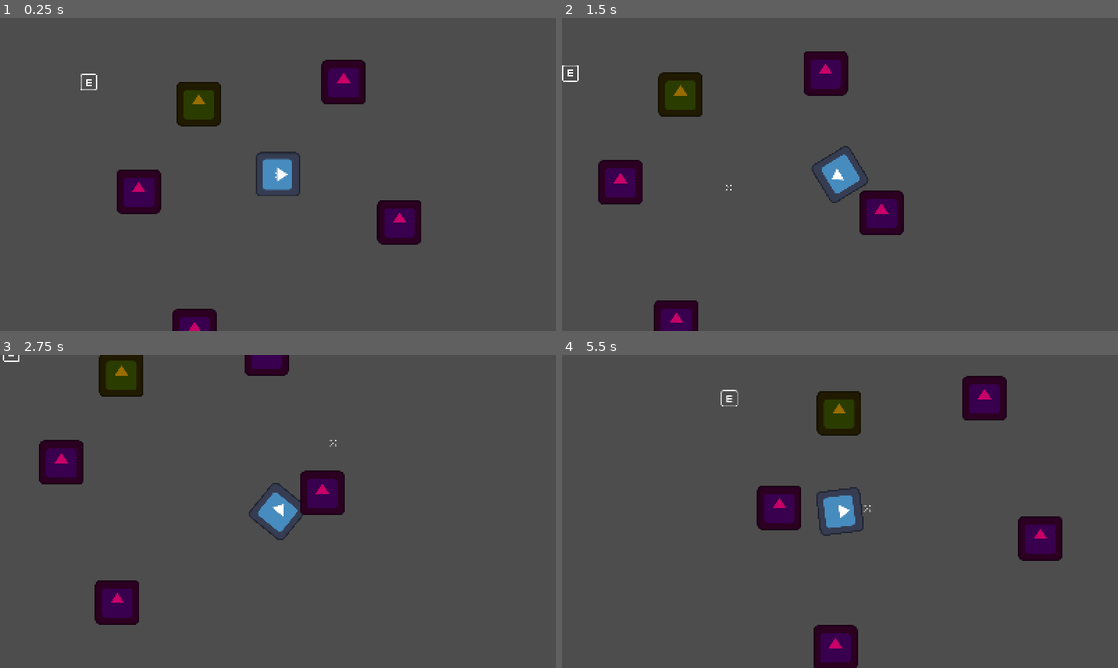
Above: before the commit, frames 1-4 (two rows, left to right).
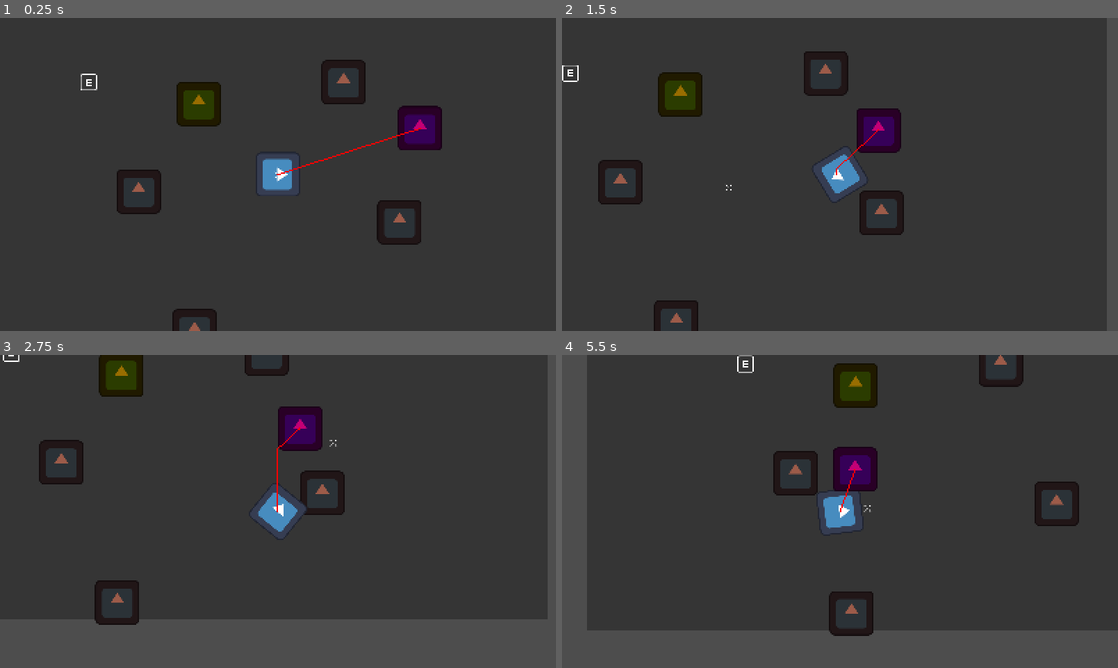
Above: after the commit, the same moments.

Repository: SwPGameDev/GMTK2026-Countdown
Game: Godot game, scene res://Scenes/level_root.tscn
Two runs of this game, one before a commit and one after it. Both use one fixed random seed, a clock stepped at 60 frames per second and the inputs below. The project has no main scene, so this scene is started directly. The engine's default icon, where the game draws it, is replaced by a stand-in: a white triangle on a blue panel in a dark square.
Inputs (mouse positions are in pixels of both pictures, inside the frame that each line leads up to):
- Up to frame 1 (0.25 s): no input
- Up to frame 2 (1.5 s): move the mouse to (962, 158) at 0.52 s; hold D (move_right) 0.53-1.28 s; click (962, 158) at 0.6 s; move the mouse to (728, 190) at 1.27 s; hold S (move_down) from 1.28 s (still down); click (728, 190) at 1.35 s
- Up to frame 3 (2.75 s): move the mouse to (333, 442) at 2.02 s; release S (move_down) at 2.03 s; hold D (move_right) from 2.03 s (still down); click (333, 442) at 2.1 s
- Up to frame 4 (5.5 s): move the mouse to (812, 574) at 2.77 s; release D (move_right) at 2.78 s; hold W (move_up) 2.78-3.53 s; click (812, 574) at 2.85 s; move the mouse to (1006, 558) at 3.52 s; hold A (move_left) 3.53-5.03 s; click (1006, 558) at 3.6 s; move the mouse to (673, 464) at 4.27 s; click (673, 464) at 4.35 s; move the mouse to (867, 511) at 5.02 s; hold S (move_down) from 5.03 s (still down); click (867, 511) at 5.1 s

The runs differ from the first frame. In frame 1, 3.0% of the frame differs, in the area x 22-80%, y 16-100%; in frame 2, 3.1%; in frame 3, 3.0%; in frame 4, 11%, in the area x 28-93%, y 0-100%.

Commit message:
Enemy has navigation and moves towards player

Diff:
--- /dev/null
+++ b/Characters/Enemies/enemy.gd
@@ -0,0 +1,40 @@
+extends CharacterBody2D
+class_name Enemy
+
+@export var debug_enabled : bool
+@export var debug_target : Node2D
+
+var target : Node2D = null
+@export var movement_speed: float = 4.0
+@export var navigation_agent: NavigationAgent2D
+
+func _ready() -> void:
+	navigation_agent.velocity_computed.connect(Callable(_on_velocity_computed))
+
+	if debug_enabled :
+		target = debug_target
+
+func _process(delta: float) -> void:
+	if target != null :
+		set_movement_target(target.global_position)
+
+func _physics_process(delta):
+	# Do not query when the map has never synchronized and is empty.
+	if NavigationServer2D.map_get_iteration_id(navigation_agent.get_navigation_map()) == 0:
+		return
+	if navigation_agent.is_navigation_finished():
+		return
+
+	var next_path_position: Vector2 = navigation_agent.get_next_path_position()
+	var new_velocity: Vector2 = global_position.direction_to(next_path_position) * movement_speed
+	if navigation_agent.avoidance_enabled:
+		navigation_agent.set_velocity(new_velocity)
+	else:
+		_on_velocity_computed(new_velocity)
+
+func set_movement_target(movement_target: Vector2):
+	navigation_agent.set_target_position(movement_target)
+
+func _on_velocity_computed(safe_velocity: Vector2):
+	velocity = safe_velocity
+	move_and_slide()
--- a/Characters/Player/player_combat.gd
+++ b/Characters/Player/player_combat.gd
@@ -33,15 +33,9 @@
 	if Input.is_action_just_pressed("attack") :
 		click_pos = get_viewport().get_mouse_position()
 		cursor_sprite.texture = gray_texture
+		TryHit(hurtbox)
 
-		var hit_bodies : Array[Node2D] = hurtbox.get_overlapping_bodies()
-		if not hit_bodies.is_empty() :
-			for bod in hit_bodies :
-				print(bod.name)
-				if bod is RigidBody2D :
-					print("WEOW")
-					var dir : Vector2 = (bod.global_position - player_sprite.global_position).normalized()
-					bod.apply_impulse(dir * hit_force)
+
 
 	if Input.is_action_just_released("attack") :
 		cursor_sprite.texture = white_texture
@@ -53,3 +47,15 @@
 			Input.mouse_mode = Input.MOUSE_MODE_VISIBLE
 		elif Input.mouse_mode == Input.MOUSE_MODE_VISIBLE :
 			Input.mouse_mode = Input.MOUSE_MODE_CONFINED_HIDDEN
+
+func TryHit(area : Area2D) :
+	var hit_bodies : Array[Node2D] = area.get_overlapping_bodies()
+	if not hit_bodies.is_empty() :
+		for bod in hit_bodies :
+			print(bod.name)
+			if bod is RigidBody2D :
+				print("Rigid")
+				var dir : Vector2 = (bod.global_position - player_sprite.global_position).normalized()
+				bod.apply_impulse(dir * hit_force)
+				if bod is Enemy :
+					pass
--- a/Scenes/level_root.tscn
+++ b/Scenes/level_root.tscn
@@ -7,16 +7,84 @@
 [ext_resource type="Texture2D" uid="uid://criepnx1jb55g" path="res://Assets/Art/keyboard-&-mouse_sheet_default.png" id="4_d0c8c"]
 [ext_resource type="Texture2D" uid="uid://dvyx0jdm43rhm" path="res://Assets/Art/crosshairs_tilesheet_white.png" id="4_dl1xj"]
 [ext_resource type="Texture2D" uid="uid://bb7rm257km35w" path="res://Assets/Art/crosshairs_tilesheet_black.png" id="5_dlk3h"]
+[ext_resource type="Script" uid="uid://copk5ftvuawo6" path="res://Characters/Enemies/enemy.gd" id="8_701yh"]
+
+[sub_resource type="NavigationPolygon" id="NavigationPolygon_mecyt"]
+vertices = PackedVector2Array(222, 265, 478, 265, 941.3125, 432.21875, -112, 435.89844, -112, 323, 222, 9, -368, 323, -273, 177, 61, -137, -529, 177, -931.5, 438.77344, 317, -137, 317, -393, 945.6719, -436.1875, 478, 9, -938.47656, -441.79688, 61, -393, -273, -79, -368, 436.79688, -529, -79)
+polygons = Array[PackedInt32Array]([PackedInt32Array(0, 1, 2, 3, 4), PackedInt32Array(5, 0, 4, 6, 7, 8), PackedInt32Array(9, 7, 6, 10), PackedInt32Array(11, 12, 13, 14), PackedInt32Array(15, 13, 12, 16), PackedInt32Array(13, 2, 1, 14), PackedInt32Array(11, 14, 5, 8), PackedInt32Array(8, 7, 17, 16), PackedInt32Array(6, 18, 10), PackedInt32Array(9, 10, 15, 19), PackedInt32Array(19, 15, 16, 17)])
+outlines = Array[PackedVector2Array]([PackedVector2Array(-1003, -506, 1010, -500, 1005, 496, -995, 503)])
+agent_radius = 64.0
+
+[sub_resource type="RectangleShape2D" id="RectangleShape2D_2ov11"]
+size = Vector2(128, 128)
 
 [sub_resource type="CircleShape2D" id="CircleShape2D_mecyt"]
 radius = 64.0
 
-[sub_resource type="RectangleShape2D" id="RectangleShape2D_2ov11"]
-size = Vector2(128, 128)
-
 [sub_resource type="PhysicsMaterial" id="PhysicsMaterial_qk2tg"]
 
+[sub_resource type="CircleShape2D" id="CircleShape2D_kx5h3"]
+radius = 64.0
+
 [node name="LevelRoot" type="Node2D" unique_id=656589481]
+
+[node name="Polygon2D" type="Polygon2D" parent="." unique_id=788943840]
+color = Color(0.20871013, 0.20871016, 0.20871013, 1)
+polygon = PackedVector2Array(-1000, -500, 1000, -500, 1000, 500, -1000, 500)
+uv = PackedVector2Array(39, -7, 279, -25, 397, 37, 33, 65)
+
+[node name="NavigationRegion2D" type="NavigationRegion2D" parent="." unique_id=2045214840]
+navigation_polygon = SubResource("NavigationPolygon_mecyt")
+
+[node name="Obstacles" type="Node2D" parent="NavigationRegion2D" unique_id=1473975003]
+
+[node name="Obstacle" type="StaticBody2D" parent="NavigationRegion2D/Obstacles" unique_id=643828076]
+position = Vector2(189, -265)
+
+[node name="ob-sprite" type="Sprite2D" parent="NavigationRegion2D/Obstacles/Obstacle" unique_id=1500870801]
+modulate = Color(0.61024547, 0.35753065, 0.2865806, 1)
+texture = ExtResource("1_a65vn")
+
+[node name="CollisionShape2D" type="CollisionShape2D" parent="NavigationRegion2D/Obstacles/Obstacle" unique_id=542023524]
+shape = SubResource("RectangleShape2D_2ov11")
+
+[node name="NavigationObstacle2D" type="NavigationObstacle2D" parent="NavigationRegion2D/Obstacles/Obstacle" unique_id=1448509254]
+
+[node name="Obstacle2" type="StaticBody2D" parent="NavigationRegion2D/Obstacles" unique_id=768995850]
+position = Vector2(350, 137)
+
+[node name="ob-sprite" type="Sprite2D" parent="NavigationRegion2D/Obstacles/Obstacle2" unique_id=326582697]
+modulate = Color(0.61024547, 0.35753065, 0.2865806, 1)
+texture = ExtResource("1_a65vn")
+
+[node name="CollisionShape2D" type="CollisionShape2D" parent="NavigationRegion2D/Obstacles/Obstacle2" unique_id=1286429339]
+shape = SubResource("RectangleShape2D_2ov11")
+
+[node name="NavigationObstacle2D" type="NavigationObstacle2D" parent="NavigationRegion2D/Obstacles/Obstacle2" unique_id=183426090]
+
+[node name="Obstacle3" type="StaticBody2D" parent="NavigationRegion2D/Obstacles" unique_id=1996958956]
+position = Vector2(-401, 49)
+
+[node name="ob-sprite" type="Sprite2D" parent="NavigationRegion2D/Obstacles/Obstacle3" unique_id=1965210811]
+modulate = Color(0.61024547, 0.35753065, 0.2865806, 1)
+texture = ExtResource("1_a65vn")
+
+[node name="CollisionShape2D" type="CollisionShape2D" parent="NavigationRegion2D/Obstacles/Obstacle3" unique_id=763728599]
+shape = SubResource("RectangleShape2D_2ov11")
+
+[node name="NavigationObstacle2D" type="NavigationObstacle2D" parent="NavigationRegion2D/Obstacles/Obstacle3" unique_id=1262609931]
+
+[node name="Obstacle4" type="StaticBody2D" parent="NavigationRegion2D/Obstacles" unique_id=1433518591]
+position = Vector2(-240, 451)
+
+[node name="ob-sprite" type="Sprite2D" parent="NavigationRegion2D/Obstacles/Obstacle4" unique_id=287674003]
+modulate = Color(0.61024547, 0.35753065, 0.2865806, 1)
+texture = ExtResource("1_a65vn")
+
+[node name="CollisionShape2D" type="CollisionShape2D" parent="NavigationRegion2D/Obstacles/Obstacle4" unique_id=2122878929]
+shape = SubResource("RectangleShape2D_2ov11")
+
+[node name="NavigationObstacle2D" type="NavigationObstacle2D" parent="NavigationRegion2D/Obstacles/Obstacle4" unique_id=1342654264]
 
 [node name="Player" type="RigidBody2D" parent="." unique_id=1156913171]
 physics_interpolation_mode = 1
@@ -70,48 +138,6 @@
 
 [node name="Props" type="Node2D" parent="." unique_id=201667220]
 
-[node name="Obstacles" type="Node2D" parent="Props" unique_id=1017225569]
-
-[node name="Obstacle" type="StaticBody2D" parent="Props/Obstacles" unique_id=1857685115]
-position = Vector2(189, -265)
-
-[node name="ob-sprite" type="Sprite2D" parent="Props/Obstacles/Obstacle" unique_id=420120692]
-modulate = Color(0.78986216, 1.4439226e-07, 0.4080256, 1)
-texture = ExtResource("1_a65vn")
-
-[node name="CollisionShape2D" type="CollisionShape2D" parent="Props/Obstacles/Obstacle" unique_id=1177818472]
-shape = SubResource("RectangleShape2D_2ov11")
-
-[node name="Obstacle2" type="StaticBody2D" parent="Props/Obstacles" unique_id=1391684545]
-position = Vector2(350, 137)
-
-[node name="ob-sprite" type="Sprite2D" parent="Props/Obstacles/Obstacle2" unique_id=652658127]
-modulate = Color(0.78986216, 1.4439226e-07, 0.4080256, 1)
-texture = ExtResource("1_a65vn")
-
-[node name="CollisionShape2D" type="CollisionShape2D" parent="Props/Obstacles/Obstacle2" unique_id=169132536]
-shape = SubResource("RectangleShape2D_2ov11")
-
-[node name="Obstacle3" type="StaticBody2D" parent="Props/Obstacles" unique_id=1159407987]
-position = Vector2(-401, 49)
-
-[node name="ob-sprite" type="Sprite2D" parent="Props/Obstacles/Obstacle3" unique_id=1834390310]
-modulate = Color(0.78986216, 1.4439226e-07, 0.4080256, 1)
-texture = ExtResource("1_a65vn")
-
-[node name="CollisionShape2D" type="CollisionShape2D" parent="Props/Obstacles/Obstacle3" unique_id=1495811204]
-shape = SubResource("RectangleShape2D_2ov11")
-
-[node name="Obstacle4" type="StaticBody2D" parent="Props/Obstacles" unique_id=515743923]
-position = Vector2(-240, 451)
-
-[node name="ob-sprite" type="Sprite2D" parent="Props/Obstacles/Obstacle4" unique_id=335934570]
-modulate = Color(0.78986216, 1.4439226e-07, 0.4080256, 1)
-texture = ExtResource("1_a65vn")
-
-[node name="CollisionShape2D" type="CollisionShape2D" parent="Props/Obstacles/Obstacle4" unique_id=49548214]
-shape = SubResource("RectangleShape2D_2ov11")
-
 [node name="Moveables" type="Node2D" parent="Props" unique_id=2006215085]
 
 [node name="Box" type="RigidBody2D" parent="Props/Moveables" unique_id=471074581]
@@ -127,3 +153,29 @@
 
 [node name="CollisionShape2D" type="CollisionShape2D" parent="Props/Moveables/Box" unique_id=2030109902]
 shape = SubResource("RectangleShape2D_2ov11")
+
+[node name="TestEnemies" type="Node2D" parent="." unique_id=144096547]
+
+[node name="TestEnemy" type="CharacterBody2D" parent="TestEnemies" unique_id=1798808975 node_paths=PackedStringArray("debug_target", "navigation_agent")]
+position = Vector2(421, -136)
+script = ExtResource("8_701yh")
+debug_enabled = true
+debug_target = NodePath("../../Player")
+movement_speed = 60.0
+navigation_agent = NodePath("NavigationAgent2D")
+metadata/_custom_type_script = "uid://copk5ftvuawo6"
+
+[node name="PlayerSprite" type="Sprite2D" parent="TestEnemies/TestEnemy" unique_id=440672243]
+modulate = Color(0.765128, 1.973361e-06, 0.4613818, 1)
+texture = ExtResource("1_a65vn")
+
+[node name="HurtBox" type="Area2D" parent="TestEnemies/TestEnemy/PlayerSprite" unique_id=1921057499]
+
+[node name="CollisionPolygon2D" type="CollisionPolygon2D" parent="TestEnemies/TestEnemy/PlayerSprite/HurtBox" unique_id=798616757]
+polygon = PackedVector2Array(32, -128, -32, -128, -55, -69, 55, -69)
+
+[node name="collider" type="CollisionShape2D" parent="TestEnemies/TestEnemy" unique_id=1580826005]
+shape = SubResource("CircleShape2D_kx5h3")
+
+[node name="NavigationAgent2D" type="NavigationAgent2D" parent="TestEnemies/TestEnemy" unique_id=323709595]
+debug_enabled = true
Not shown, added: Characters/Enemies/enemy.gd.uid
